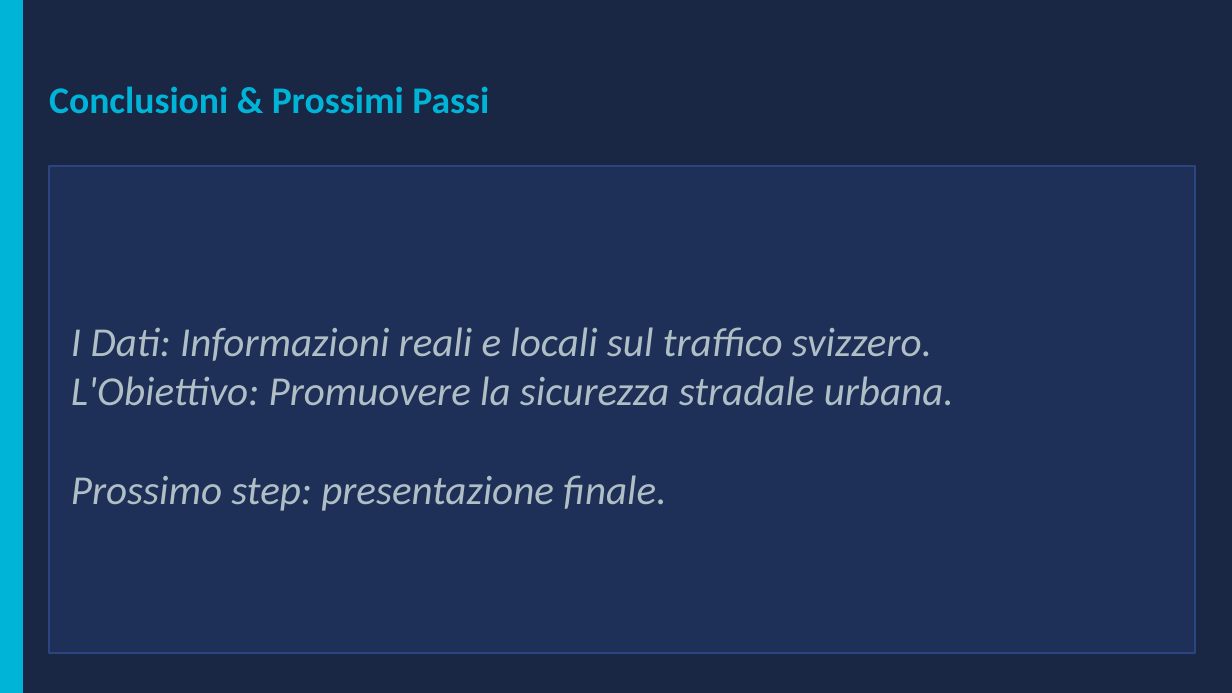
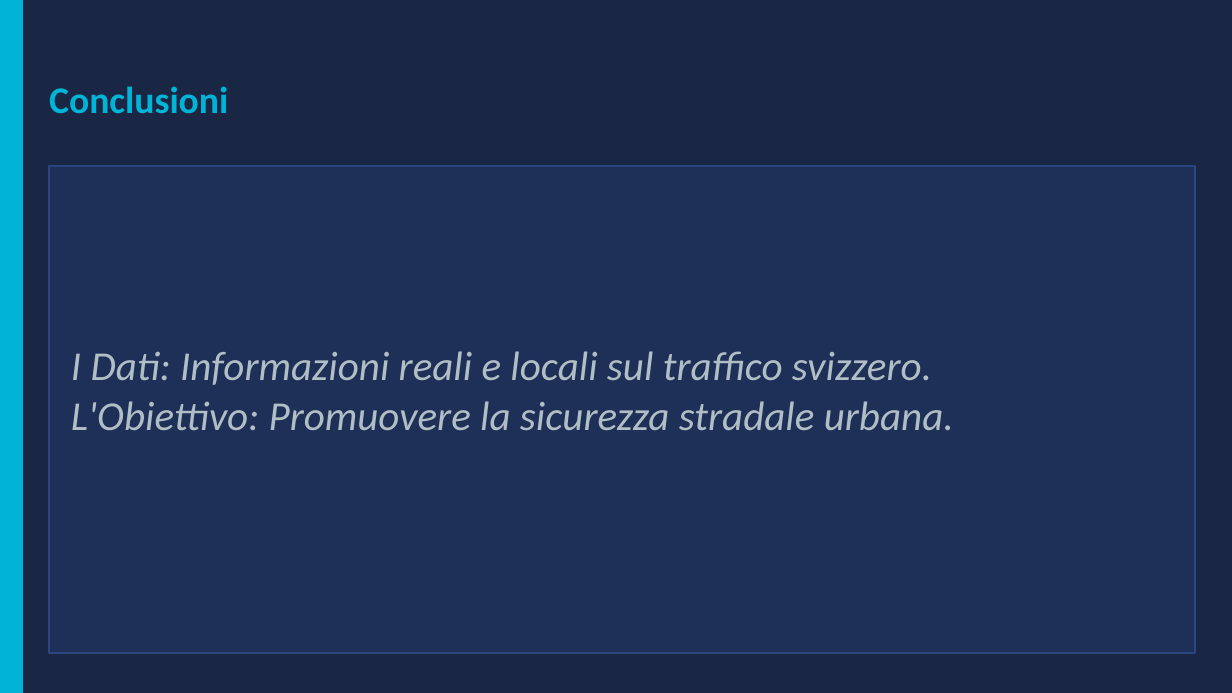
Before and after one commit to pezzandre/dataScience2, a slide deck: slide 10 of speed_monitoring.pptx. Drawn at 1232x693 pixels with LibreOffice and Linux fonts; fonts in the diff are those of the drawing. Boxes give left, top, right and bottom in pixels: in the first picture for what was removed or moved away, otherwise in the second. Text is boxed around its words. In the diff, an @@ line names an element or a change of style, - is before the commit and + after.

```diff
--- a/speed_monitoring.pptx
+++ b/speed_monitoring.pptx
@@ text at bbox=[49, 86, 228, 113]: text changed @@
-Conclusioni & Prossimi Passi
+Conclusioni
@@ text at bbox=[71, 475, 666, 511]: paragraph removed @@
-Prossimo step: presentazione finale.
```
Also in this commit, not shown: 5 other slides changed, 1 other file.
